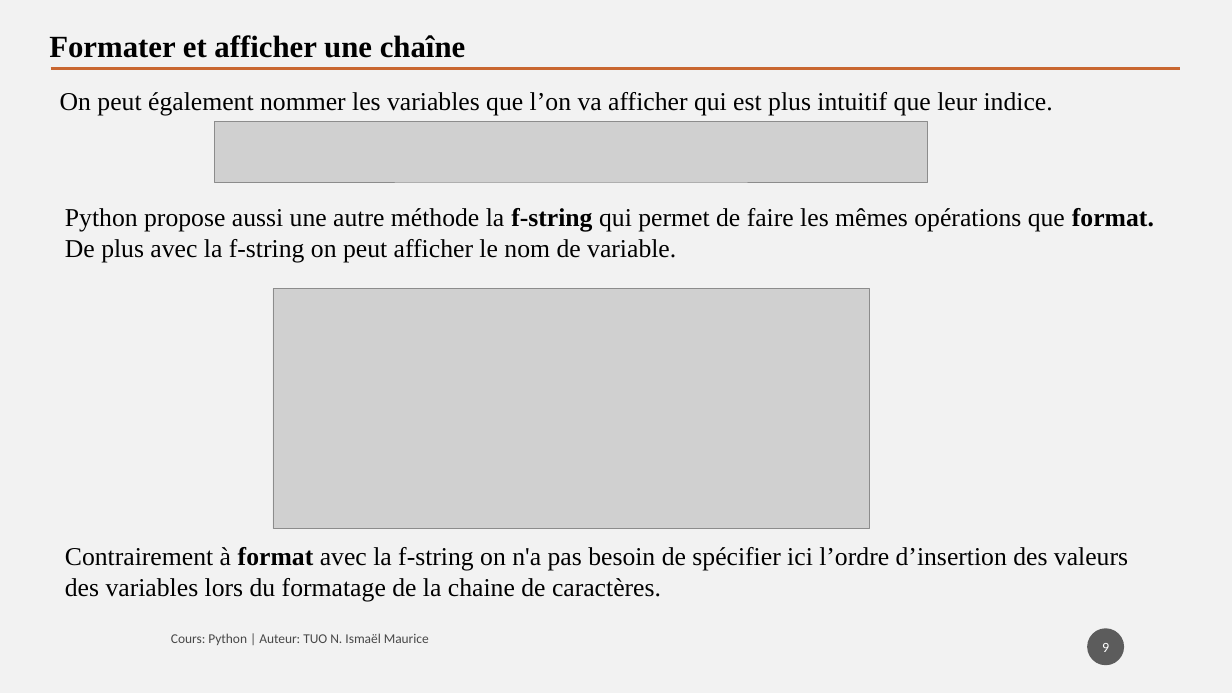
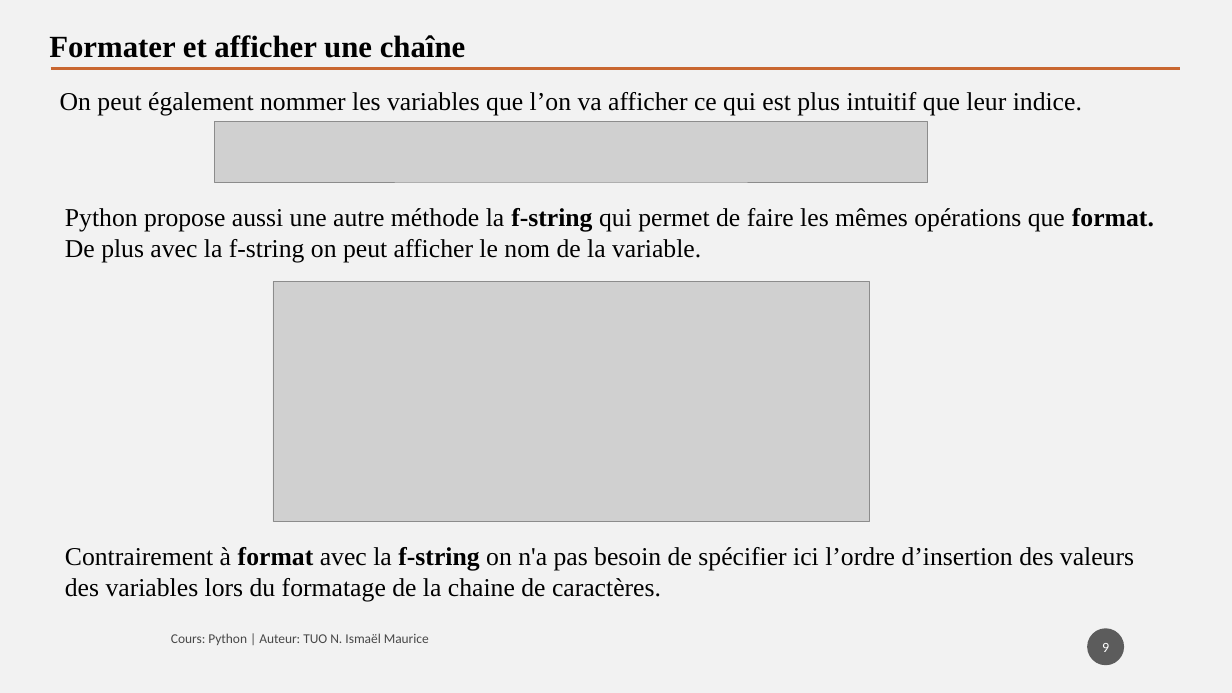
Before and after one commit to tisma95/cours-python, a slide deck: slide 9 of source/Chapitre 8 - Les chaines de caractères.pptx. Drawn at 1232x693 pixels with LibreOffice and Linux fonts; fonts in the diff are those of the drawing; grey boxes stand for pictures. Boxes give left, top, right and bottom in pixels: in the first picture for what was removed or moved away, otherwise in the second. Text is boxed around its words. In the diff, an @@ line names an element or a change of style, - is before the commit and + after.

```diff
--- a/source/Chapitre 8 - Les chaines de caractères.pptx
+++ b/source/Chapitre 8 - Les chaines de caractères.pptx
@@ text at bbox=[60, 92, 1082, 116]: text changed @@
-On peut également nommer les variables que l’on va afficher qui est plus intuitif que leur indice.
+On peut également nommer les variables que l’on va afficher ce qui est plus intuitif que leur indice.
@@ text at bbox=[65, 208, 1154, 262]: text changed @@
-Python propose aussi une autre méthode la f-string qui permet de faire les mêmes opérations que format. De plus avec la f-string on peut afficher le nom de variable.
+Python propose aussi une autre méthode la f-string qui permet de faire les mêmes opérations que format. De plus avec la f-string on peut afficher le nom de la variable.
@@ picture: place and size @@
-picture at bbox=[273, 289, 869, 530]
+picture at bbox=[273, 282, 869, 522]
@@ text "Contrairement à format avec la ..." at bbox=[65, 547, 1134, 602]: bold on in "f-string" @@
```
Also in this commit, not shown: 10 other slides changed, 3 other files.
